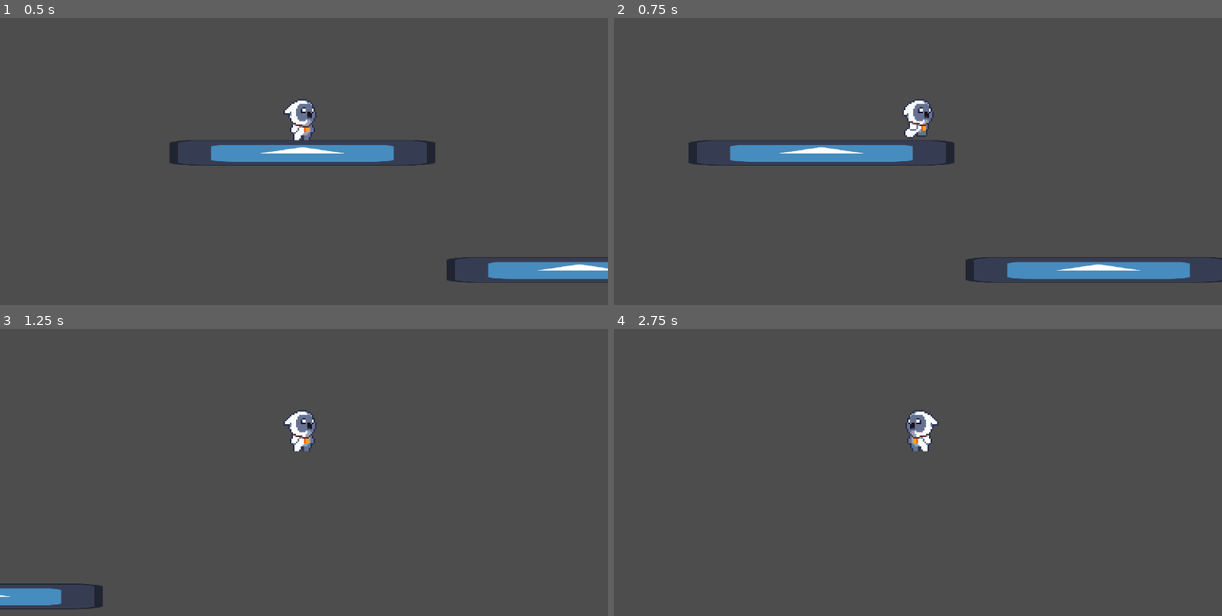
Above: before the commit, frames 1-4 (two rows, left to right).
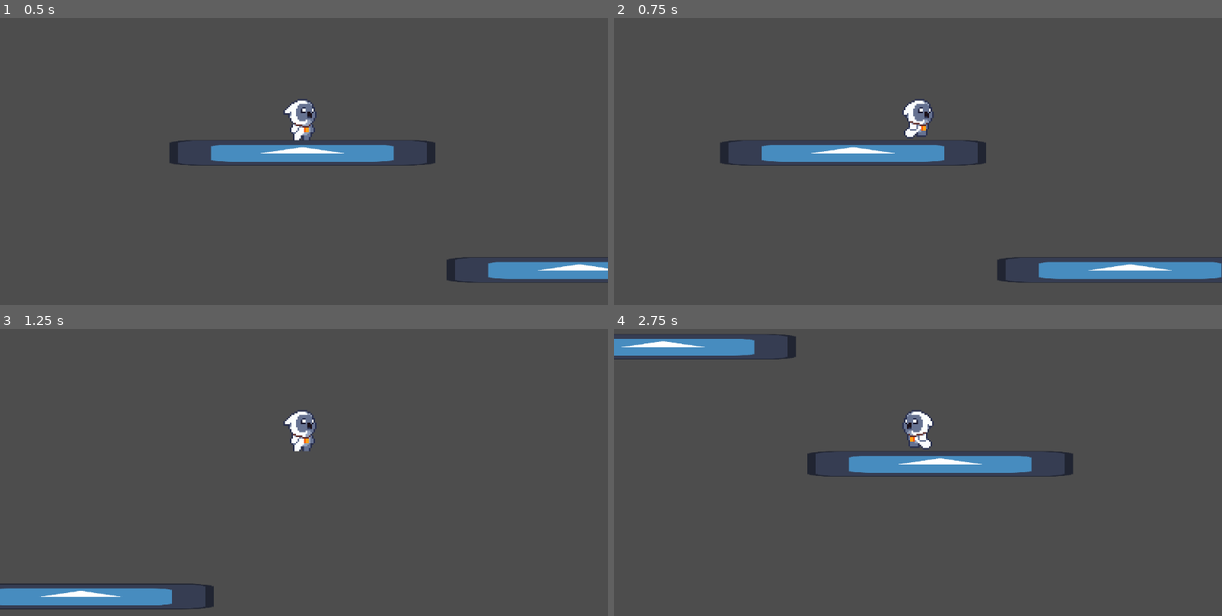
Above: after the commit, the same moments.

Repository: CrisIsla/shiny-godot
Game: Godot game, scene res://scenes/player_test.tscn
Same seed, same stepped clock (60 frames per second), same inputs: the game is played once before the commit and once after it. The engine's default icon, where the game draws it, is replaced by a stand-in: a white triangle on a blue panel in a dark square.
Inputs:
- Up to frame 1 (0.5 s): no input
- Up to frame 2 (0.75 s): hold D (move_right) from 0.53 s (still down); tap J (attack) at 0.6 s
- Up to frame 3 (1.25 s): keep holding D (move_right); tap K (jump) at 0.77, 0.8, 1.07 s
- Up to frame 4 (2.75 s): tap K (jump) at 1.35, 1.52, 1.82, 2.3 s; tap J (attack) at 1.55, 2.1 s; release D (move_right) at 2.03 s; hold A (move_left) from 2.03 s (still down)

Frame 1 is identical in both runs. In frame 2, 2.5% of the frame differs, in the area x 12-100%, y 42-93%; in frame 3, 1.5%; in frame 4, 4.2%, in the area x 0-76%, y 1-52%.

Commit message:
refactor: animations code

Diff:
--- a/scenes/player.tscn
+++ b/scenes/player.tscn
@@ -13,6 +13,21 @@
 radius = 8.0
 height = 26.0
 
+[sub_resource type="Animation" id="Animation_atu2y"]
+length = 0.001
+tracks/0/type = "value"
+tracks/0/imported = false
+tracks/0/enabled = true
+tracks/0/path = NodePath("Pivot/Sprite2D:frame")
+tracks/0/interp = 1
+tracks/0/loop_wrap = true
+tracks/0/keys = {
+"times": PackedFloat32Array(0),
+"transitions": PackedFloat32Array(1),
+"update": 1,
+"values": [4]
+}
+
 [sub_resource type="Animation" id="Animation_85ado"]
 resource_name = "attack_1"
 length = 0.4
@@ -117,6 +132,59 @@
 "transitions": PackedFloat32Array(1),
 "update": 1,
 "values": [6]
+}
+
+[sub_resource type="Animation" id="Animation_2364t"]
+resource_name = "fall"
+length = 0.1
+loop_mode = 1
+tracks/0/type = "value"
+tracks/0/imported = false
+tracks/0/enabled = true
+tracks/0/path = NodePath("Pivot/Sprite2D:texture")
+tracks/0/interp = 1
+tracks/0/loop_wrap = true
+tracks/0/keys = {
+"times": PackedFloat32Array(0),
+"transitions": PackedFloat32Array(1),
+"update": 1,
+"values": [ExtResource("8_btovt")]
+}
+tracks/1/type = "value"
+tracks/1/imported = false
+tracks/1/enabled = true
+tracks/1/path = NodePath("Pivot/Sprite2D:hframes")
+tracks/1/interp = 1
+tracks/1/loop_wrap = true
+tracks/1/keys = {
+"times": PackedFloat32Array(0),
+"transitions": PackedFloat32Array(1),
+"update": 1,
+"values": [8]
+}
+tracks/2/type = "value"
+tracks/2/imported = false
+tracks/2/enabled = true
+tracks/2/path = NodePath("Pivot/Sprite2D:vframes")
+tracks/2/interp = 1
+tracks/2/loop_wrap = true
+tracks/2/keys = {
+"times": PackedFloat32Array(0),
+"transitions": PackedFloat32Array(1),
+"update": 1,
+"values": [1]
+}
+tracks/3/type = "value"
+tracks/3/imported = false
+tracks/3/enabled = true
+tracks/3/path = NodePath("Pivot/Sprite2D:frame")
+tracks/3/interp = 1
+tracks/3/loop_wrap = true
+tracks/3/keys = {
+"times": PackedFloat32Array(0),
+"transitions": PackedFloat32Array(1),
+"update": 1,
+"values": [5]
 }
 
 [sub_resource type="Animation" id="Animation_vdqe2"]
@@ -279,6 +347,112 @@
 "values": [4]
 }
 
+[sub_resource type="Animation" id="Animation_o8ul3"]
+resource_name = "jump_prep"
+length = 0.1
+step = 0.05
+tracks/0/type = "value"
+tracks/0/imported = false
+tracks/0/enabled = true
+tracks/0/path = NodePath("Pivot/Sprite2D:frame")
+tracks/0/interp = 1
+tracks/0/loop_wrap = true
+tracks/0/keys = {
+"times": PackedFloat32Array(0, 0.05),
+"transitions": PackedFloat32Array(1, 1),
+"update": 1,
+"values": [2, 3]
+}
+tracks/1/type = "value"
+tracks/1/imported = false
+tracks/1/enabled = true
+tracks/1/path = NodePath("Pivot/Sprite2D:hframes")
+tracks/1/interp = 1
+tracks/1/loop_wrap = true
+tracks/1/keys = {
+"times": PackedFloat32Array(0),
+"transitions": PackedFloat32Array(1),
+"update": 1,
+"values": [8]
+}
+tracks/2/type = "value"
+tracks/2/imported = false
+tracks/2/enabled = true
+tracks/2/path = NodePath("Pivot/Sprite2D:vframes")
+tracks/2/interp = 1
+tracks/2/loop_wrap = true
+tracks/2/keys = {
+"times": PackedFloat32Array(0),
+"transitions": PackedFloat32Array(1),
+"update": 1,
+"values": [1]
+}
+tracks/3/type = "value"
+tracks/3/imported = false
+tracks/3/enabled = true
+tracks/3/path = NodePath("Pivot/Sprite2D:texture")
+tracks/3/interp = 1
+tracks/3/loop_wrap = true
+tracks/3/keys = {
+"times": PackedFloat32Array(0),
+"transitions": PackedFloat32Array(1),
+"update": 1,
+"values": [ExtResource("8_btovt")]
+}
+
+[sub_resource type="Animation" id="Animation_mvbak"]
+resource_name = "landing"
+length = 0.2
+step = 0.05
+tracks/0/type = "value"
+tracks/0/imported = false
+tracks/0/enabled = true
+tracks/0/path = NodePath("Pivot/Sprite2D:frame_coords")
+tracks/0/interp = 1
+tracks/0/loop_wrap = true
+tracks/0/keys = {
+"times": PackedFloat32Array(0, 0.1),
+"transitions": PackedFloat32Array(1, 1),
+"update": 1,
+"values": [Vector2i(6, 0), Vector2i(7, 0)]
+}
+tracks/1/type = "value"
+tracks/1/imported = false
+tracks/1/enabled = true
+tracks/1/path = NodePath("Pivot/Sprite2D:texture")
+tracks/1/interp = 1
+tracks/1/loop_wrap = true
+tracks/1/keys = {
+"times": PackedFloat32Array(0),
+"transitions": PackedFloat32Array(1),
+"update": 1,
+"values": [ExtResource("8_btovt")]
+}
+tracks/2/type = "value"
+tracks/2/imported = false
+tracks/2/enabled = true
+tracks/2/path = NodePath("Pivot/Sprite2D:hframes")
+tracks/2/interp = 1
+tracks/2/loop_wrap = true
+tracks/2/keys = {
+"times": PackedFloat32Array(0),
+"transitions": PackedFloat32Array(1),
+"update": 1,
+"values": [8]
+}
+tracks/3/type = "value"
+tracks/3/imported = false
+tracks/3/enabled = true
+tracks/3/path = NodePath("Pivot/Sprite2D:vframes")
+tracks/3/interp = 1
+tracks/3/loop_wrap = true
+tracks/3/keys = {
+"times": PackedFloat32Array(0),
+"transitions": PackedFloat32Array(1),
+"update": 1,
+"values": [1]
+}
+
 [sub_resource type="Animation" id="Animation_hwr4v"]
 resource_name = "run"
 length = 0.6
@@ -385,180 +559,6 @@
 "transitions": PackedFloat32Array(1),
 "update": 1,
 "values": [6]
-}
-
-[sub_resource type="Animation" id="Animation_o8ul3"]
-resource_name = "jump_prep"
-length = 0.1
-step = 0.05
-tracks/0/type = "value"
-tracks/0/imported = false
-tracks/0/enabled = true
-tracks/0/path = NodePath("Pivot/Sprite2D:frame")
-tracks/0/interp = 1
-tracks/0/loop_wrap = true
-tracks/0/keys = {
-"times": PackedFloat32Array(0, 0.05),
-"transitions": PackedFloat32Array(1, 1),
-"update": 1,
-"values": [2, 3]
-}
-tracks/1/type = "value"
-tracks/1/imported = false
-tracks/1/enabled = true
-tracks/1/path = NodePath("Pivot/Sprite2D:hframes")
-tracks/1/interp = 1
-tracks/1/loop_wrap = true
-tracks/1/keys = {
-"times": PackedFloat32Array(0),
-"transitions": PackedFloat32Array(1),
-"update": 1,
-"values": [8]
-}
-tracks/2/type = "value"
-tracks/2/imported = false
-tracks/2/enabled = true
-tracks/2/path = NodePath("Pivot/Sprite2D:vframes")
-tracks/2/interp = 1
-tracks/2/loop_wrap = true
-tracks/2/keys = {
-"times": PackedFloat32Array(0),
-"transitions": PackedFloat32Array(1),
-"update": 1,
-"values": [1]
-}
-tracks/3/type = "value"
-tracks/3/imported = false
-tracks/3/enabled = true
-tracks/3/path = NodePath("Pivot/Sprite2D:texture")
-tracks/3/interp = 1
-tracks/3/loop_wrap = true
-tracks/3/keys = {
-"times": PackedFloat32Array(0),
-"transitions": PackedFloat32Array(1),
-"update": 1,
-"values": [ExtResource("8_btovt")]
-}
-
-[sub_resource type="Animation" id="Animation_2364t"]
-resource_name = "fall"
-length = 0.1
-loop_mode = 1
-tracks/0/type = "value"
-tracks/0/imported = false
-tracks/0/enabled = true
-tracks/0/path = NodePath("Pivot/Sprite2D:texture")
-tracks/0/interp = 1
-tracks/0/loop_wrap = true
-tracks/0/keys = {
-"times": PackedFloat32Array(0),
-"transitions": PackedFloat32Array(1),
-"update": 1,
-"values": [ExtResource("8_btovt")]
-}
-tracks/1/type = "value"
-tracks/1/imported = false
-tracks/1/enabled = true
-tracks/1/path = NodePath("Pivot/Sprite2D:hframes")
-tracks/1/interp = 1
-tracks/1/loop_wrap = true
-tracks/1/keys = {
-"times": PackedFloat32Array(0),
-"transitions": PackedFloat32Array(1),
-"update": 1,
-"values": [8]
-}
-tracks/2/type = "value"
-tracks/2/imported = false
-tracks/2/enabled = true
-tracks/2/path = NodePath("Pivot/Sprite2D:vframes")
-tracks/2/interp = 1
-tracks/2/loop_wrap = true
-tracks/2/keys = {
-"times": PackedFloat32Array(0),
-"transitions": PackedFloat32Array(1),
-"update": 1,
-"values": [1]
-}
-tracks/3/type = "value"
-tracks/3/imported = false
-tracks/3/enabled = true
-tracks/3/path = NodePath("Pivot/Sprite2D:frame")
-tracks/3/interp = 1
-tracks/3/loop_wrap = true
-tracks/3/keys = {
-"times": PackedFloat32Array(0),
-"transitions": PackedFloat32Array(1),
-"update": 1,
-"values": [5]
-}
-
-[sub_resource type="Animation" id="Animation_mvbak"]
-resource_name = "landing"
-length = 0.2
-step = 0.05
-tracks/0/type = "value"
-tracks/0/imported = false
-tracks/0/enabled = true
-tracks/0/path = NodePath("Pivot/Sprite2D:frame_coords")
-tracks/0/interp = 1
-tracks/0/loop_wrap = true
-tracks/0/keys = {
-"times": PackedFloat32Array(0, 0.1),
-"transitions": PackedFloat32Array(1, 1),
-"update": 1,
-"values": [Vector2i(6, 0), Vector2i(7, 0)]
-}
-tracks/1/type = "value"
-tracks/1/imported = false
-tracks/1/enabled = true
-tracks/1/path = NodePath("Pivot/Sprite2D:texture")
-tracks/1/interp = 1
-tracks/1/loop_wrap = true
-tracks/1/keys = {
-"times": PackedFloat32Array(0),
-"transitions": PackedFloat32Array(1),
-"update": 1,
-"values": [ExtResource("8_btovt")]
-}
-tracks/2/type = "value"
-tracks/2/imported = false
-tracks/2/enabled = true
-tracks/2/path = NodePath("Pivot/Sprite2D:hframes")
-tracks/2/interp = 1
-tracks/2/loop_wrap = true
-tracks/2/keys = {
-"times": PackedFloat32Array(0),
-"transitions": PackedFloat32Array(1),
-"update": 1,
-"values": [8]
-}
-tracks/3/type = "value"
-tracks/3/imported = false
-tracks/3/enabled = true
-tracks/3/path = NodePath("Pivot/Sprite2D:vframes")
-tracks/3/interp = 1
-tracks/3/loop_wrap = true
-tracks/3/keys = {
-"times": PackedFloat32Array(0),
-"transitions": PackedFloat32Array(1),
-"update": 1,
-"values": [1]
-}
-
-[sub_resource type="Animation" id="Animation_atu2y"]
-length = 0.001
-tracks/0/type = "value"
-tracks/0/imported = false
-tracks/0/enabled = true
-tracks/0/path = NodePath("Pivot/Sprite2D:frame")
-tracks/0/interp = 1
-tracks/0/loop_wrap = true
-tracks/0/keys = {
-"times": PackedFloat32Array(0),
-"transitions": PackedFloat32Array(1),
-"update": 1,
-"values": [4]
 }
 
 [sub_resource type="AnimationLibrary" id="AnimationLibrary_xe7dn"]
--- a/scenes/player_test.tscn
+++ b/scenes/player_test.tscn
@@ -41,3 +41,4 @@
 
 [node name="player" parent="." instance=ExtResource("2_ik7fc")]
 position = Vector2(1, -21)
+speed = 200.0
--- a/scripts/player/player.gd
+++ b/scripts/player/player.gd
@@ -1,7 +1,7 @@
 extends CharacterBody2D
 
 
-const SPEED = 300.0
+@export var speed = 300.0
 const JUMP_VELOCITY = -400.0
 
 # Get the gravity from the project settings to be synced with RigidBody nodes.
@@ -18,13 +18,11 @@
 
 func _physics_process(delta):
 	var direction = get_movement()
-	# Add the gravity.
+
 	if not is_on_floor():
 		apply_gravity(delta)
 
-	# Handle Jump.
 	if Input.is_action_just_pressed("jump") and is_on_floor():
-		playback.travel("jump_prep")
 		jump()
 
 	if Input.is_action_just_pressed("attack"):
@@ -32,7 +30,29 @@
 
 	# handle anmimations
 	handle_sprite_direction(direction)
+	handle_movement_animations()
 
+	move_and_slide()
+
+func apply_gravity(delta):
+	velocity.y += gravity * delta
+
+func jump():
+	velocity.y = JUMP_VELOCITY
+
+func get_movement():
+	var direction = Input.get_axis("move_left", "move_right")
+	if direction:
+		velocity.x = direction * speed
+	else:
+		velocity.x = move_toward(velocity.x, 0, speed)
+
+	return direction
+
+func attack():
+	pass
+
+func handle_movement_animations():
 	if abs(velocity.x) > 0:
 		playback.travel("run")
 
@@ -50,26 +70,6 @@
 		playback.travel("landing")
 		is_falling = false
 
-	move_and_slide()
-
-func apply_gravity(delta):
-	velocity.y += gravity * delta
-
-func jump():
-	velocity.y = JUMP_VELOCITY
-
-func get_movement():
-	var direction = Input.get_axis("move_left", "move_right")
-	if direction:
-		velocity.x = direction * SPEED
-	else:
-		velocity.x = move_toward(velocity.x, 0, SPEED)
-
-	return direction
-
-func attack():
-	pass
-
 func handle_sprite_direction(direction):
 	if direction:
 		pivot.scale.x = sign(direction)
